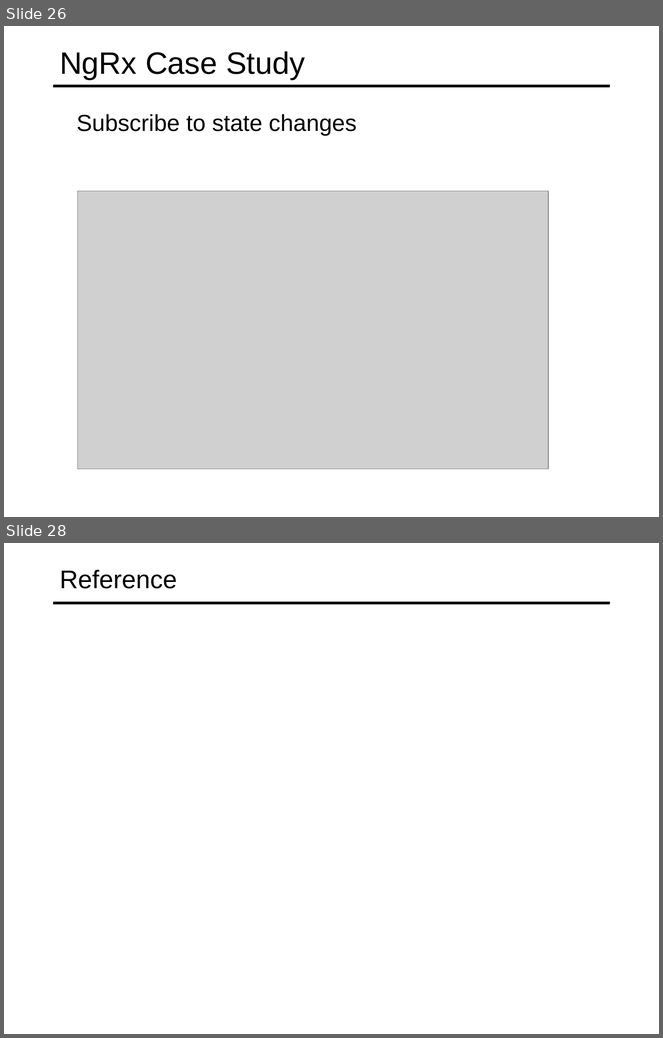
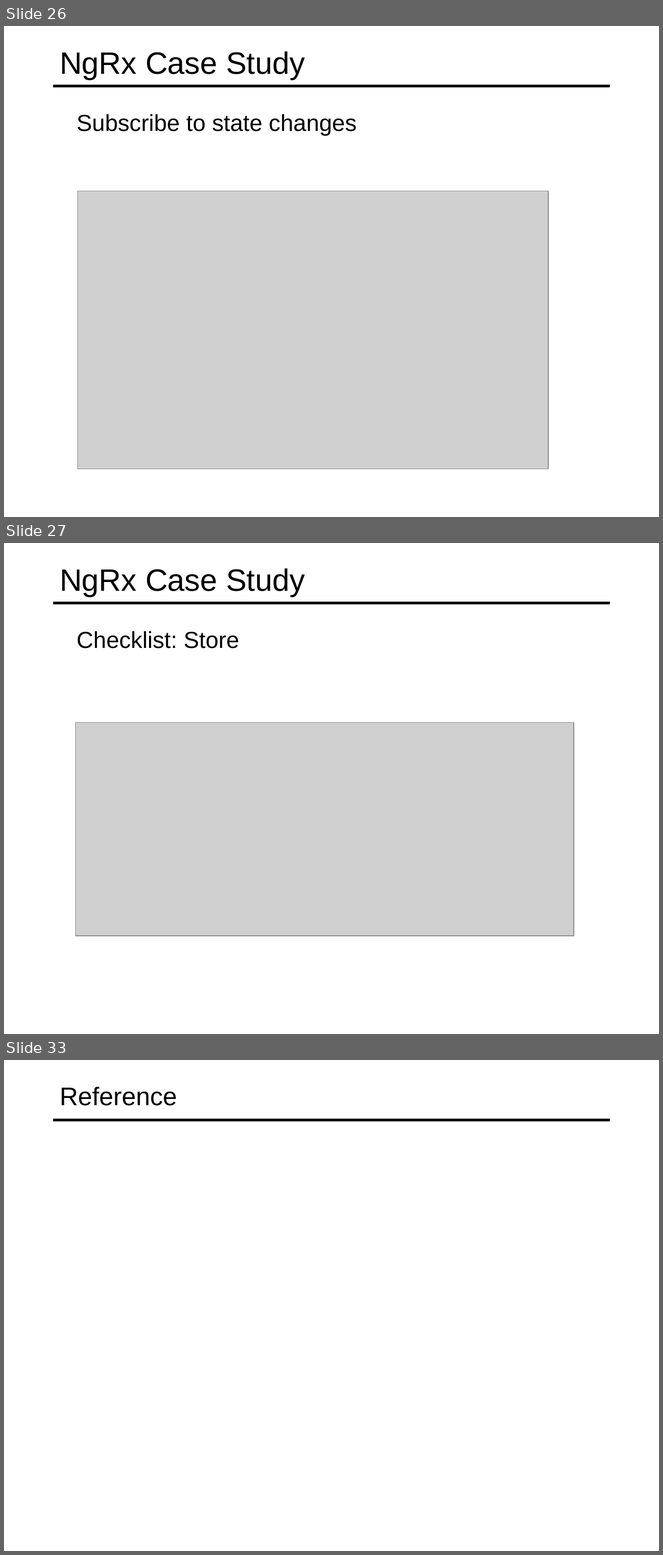
Before and after one commit to specter01wj/Jago_Link_Training, a slide deck: Angular/Interview Lectures/NGRX/Angular_NGRX.ppt. Shown one above the other, each under a label of ours: slides 26 and 28 before the commit, slides 26, 27 and 33 after it; the slides between them are not shown. The pictures are 663x1038 and 663x1555 pixels, drawn with LibreOffice and Linux fonts; fonts in the diff are those of the drawing; grey boxes stand for pictures. Boxes give left, top, right and bottom in pixels: in the first picture for what was removed or moved away, otherwise in the second. Text is boxed around its words. In the diff, an @@ line names an element or a change of style, - is before the commit and + after.

```diff
--- a/Angular/Interview Lectures/NGRX/Angular_NGRX.ppt
+++ b/Angular/Interview Lectures/NGRX/Angular_NGRX.ppt
@@ slide 27 added at (4,543,659,1034), background #FFFFFF; not listed: 1 template element that a slide beside it also shows @@
@@ title added at (60,568,305,596), 34 pt, text #000000 @@
+NgRx Case Study
@@ text added at (77,631,240,649), 25.5 pt, text #000000 @@
+  Checklist: Store
@@ picture added at (75,722,574,936) @@
@@ what was slide 28 is now slide 33 @@
```
Also in this commit, not shown: 5 other slides added, 1 slide removed, 5 other files.
